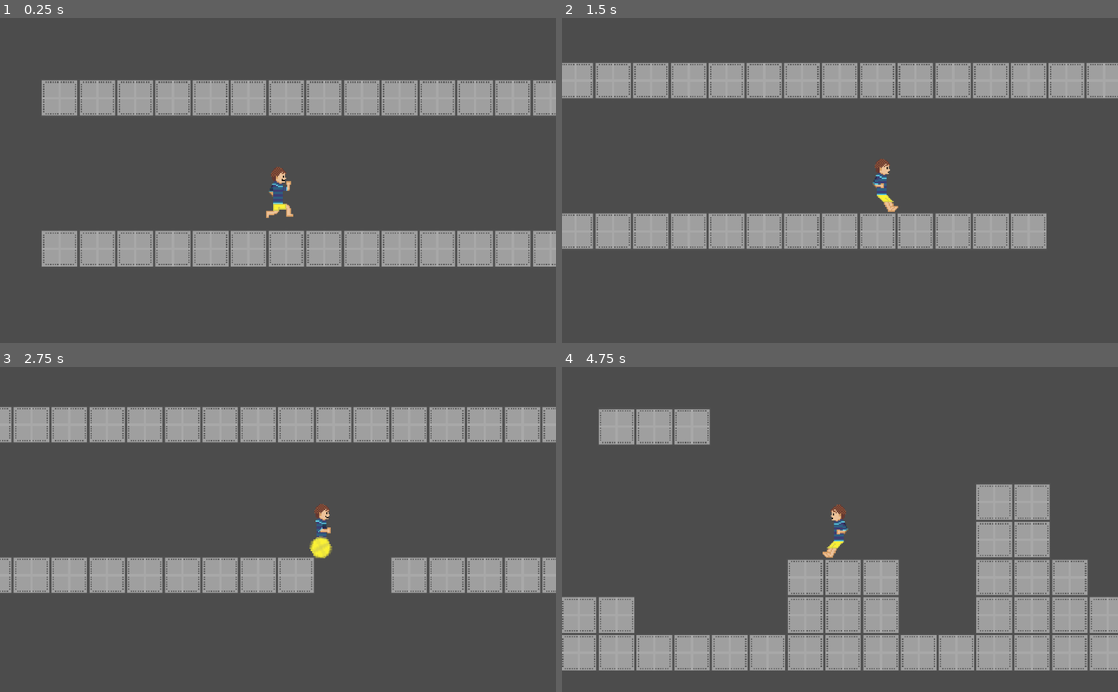
Above: before the commit, frames 1-4 (two rows, left to right).
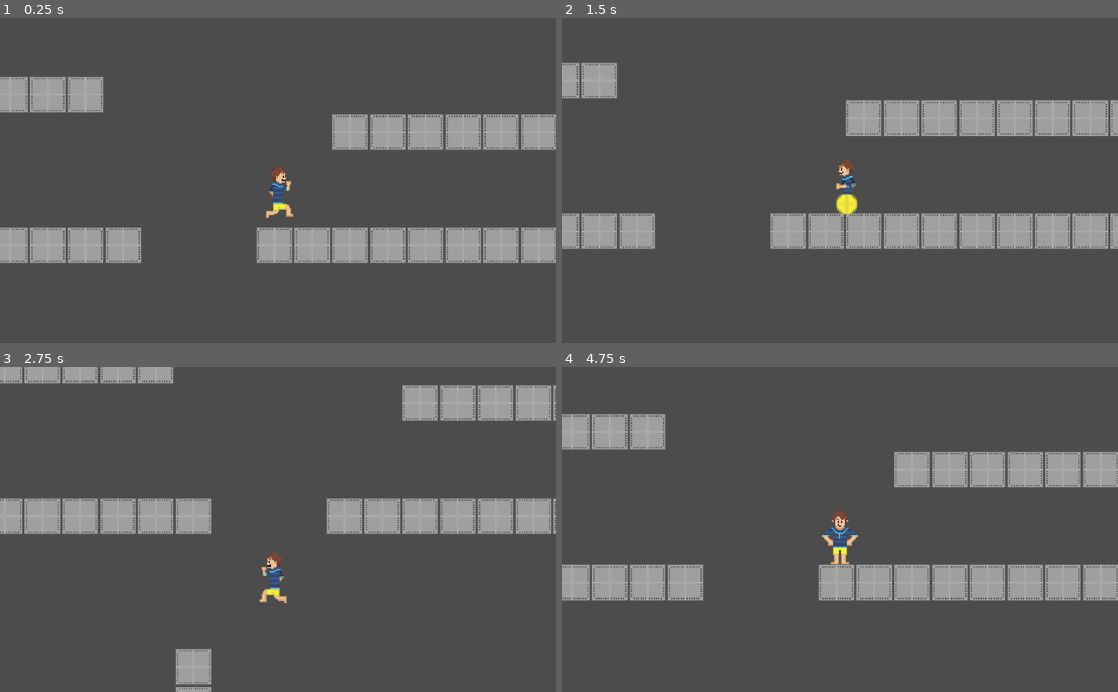
Above: after the commit, the same moments.

Repository: PauloCerdeira/Project_AnnaLipe
Game: Godot game, scene res://Scenes/World.tscn
Same seed, same stepped clock (60 frames per second), same inputs: the game is played once before the commit and once after it.
Inputs (mouse positions are in pixels of both pictures, inside the frame that each line leads up to):
- Up to frame 1 (0.25 s): no input
- Up to frame 2 (1.5 s): hold D (right) 0.53-1.28 s; tap Space (jump) at 0.77 s; hold A (left) from 1.28 s (still down)
- Up to frame 3 (2.75 s): tap Space (jump) at 1.52 s; release A (left) at 2.03 s; hold D (right) from 2.03 s (still down)
- Up to frame 4 (4.75 s): tap Space (jump) at 3.02, 3.77 s; release D (right) at 3.53 s; hold A (left) 3.53-4.25 s; tap Escape (menu, bound only after the commit) at 4.15 s; click (728, 691) at 4.25 s, where only the run after the commit has a clickable "Começar!"

The runs differ from the first frame. In frame 1, 19% of the frame differs, in the area x 0-100%, y 18-77%; in frame 2, 20%; in frame 3, 30%; in frame 4, 32%, in the area x 0-100%, y 13-94%.

Commit message:
Main Menu added and pause menu concept

Diff:
--- /dev/null
+++ b/Scenes/MainMenu.tscn
@@ -0,0 +1,43 @@
+[gd_scene load_steps=7 format=2]
+
+[ext_resource path="res://Resources/Backgrounds/menu_background-Sheet.png" type="Texture" id=1]
+[ext_resource path="res://Scenes/Menu.tscn" type="PackedScene" id=2]
+
+[sub_resource type="AtlasTexture" id=1]
+flags = 4
+atlas = ExtResource( 1 )
+region = Rect2( 0, 0, 960, 540 )
+
+[sub_resource type="AtlasTexture" id=2]
+flags = 4
+atlas = ExtResource( 1 )
+region = Rect2( 960, 0, 960, 540 )
+
+[sub_resource type="AtlasTexture" id=3]
+flags = 4
+atlas = ExtResource( 1 )
+region = Rect2( 1920, 0, 960, 540 )
+
+[sub_resource type="SpriteFrames" id=4]
+animations = [ {
+"frames": [ SubResource( 1 ), SubResource( 2 ), SubResource( 3 ) ],
+"loop": true,
+"name": "default",
+"speed": 7.0
+} ]
+
+[node name="MainMenu" type="Control"]
+anchor_right = 1.0
+anchor_bottom = 1.0
+__meta__ = {
+"_edit_use_anchors_": false
+}
+
+[node name="Background" type="AnimatedSprite" parent="."]
+scale = Vector2( 1.07083, 1.12222 )
+frames = SubResource( 4 )
+frame = 2
+playing = true
+centered = false
+
+[node name="Menu" parent="." instance=ExtResource( 2 )]
--- /dev/null
+++ b/Scenes/Menu.tscn
@@ -0,0 +1,59 @@
+[gd_scene load_steps=2 format=2]
+
+[ext_resource path="res://Scripts/Menu.gd" type="Script" id=2]
+
+[node name="Menu" type="Panel"]
+anchor_left = 0.5
+anchor_top = 0.5
+anchor_right = 0.5
+anchor_bottom = 0.5
+margin_left = -67.0
+margin_top = -20.0
+margin_right = 57.0
+margin_bottom = 134.0
+script = ExtResource( 2 )
+__meta__ = {
+"_edit_use_anchors_": false
+}
+
+[node name="Start Button" type="Button" parent="."]
+anchor_left = 0.5
+anchor_right = 0.5
+margin_left = -36.0
+margin_top = 12.0
+margin_right = 36.0
+margin_bottom = 20.0
+rect_pivot_offset = Vector2( 36, 10 )
+text = "Começar!"
+__meta__ = {
+"_edit_use_anchors_": false
+}
+
+[node name="Options Button" type="Button" parent="."]
+anchor_left = 0.5
+anchor_right = 0.5
+margin_left = -36.0
+margin_top = 40.0
+margin_right = 36.0
+margin_bottom = 20.0
+rect_pivot_offset = Vector2( 36, 10 )
+text = "Opções"
+__meta__ = {
+"_edit_use_anchors_": false
+}
+
+[node name="Quit Button" type="Button" parent="."]
+anchor_left = 0.5
+anchor_right = 0.5
+margin_left = -36.0
+margin_top = 69.0
+margin_right = 36.0
+margin_bottom = 20.0
+rect_pivot_offset = Vector2( 36, 10 )
+text = "Sair"
+__meta__ = {
+"_edit_use_anchors_": false
+}
+
+[connection signal="pressed" from="Start Button" to="." method="_on_Start_Button_pressed"]
+[connection signal="pressed" from="Quit Button" to="." method="_on_Quit_Button_pressed"]
--- a/Scenes/Player.tscn
+++ b/Scenes/Player.tscn
@@ -1,10 +1,39 @@
-[gd_scene load_steps=26 format=2]
+[gd_scene load_steps=29 format=2]
 
 [ext_resource path="res://Resources/Characters/Lipe/lipe_standing-Sheet.png" type="Texture" id=1]
 [ext_resource path="res://Scripts/Player.gd" type="Script" id=2]
 [ext_resource path="res://Resources/Characters/Lipe/lipe_running-Sheet.png" type="Texture" id=3]
 [ext_resource path="res://Resources/Characters/Lipe/lipe_stopping.png" type="Texture" id=4]
 [ext_resource path="res://Resources/Characters/Lipe/lipe_jumping.png" type="Texture" id=5]
+[ext_resource path="res://Scenes/Menu.tscn" type="PackedScene" id=6]
+
+[sub_resource type="AtlasTexture" id=17]
+atlas = ExtResource( 3 )
+region = Rect2( 0, 0, 32, 48 )
+
+[sub_resource type="AtlasTexture" id=18]
+atlas = ExtResource( 3 )
+region = Rect2( 32, 0, 32, 48 )
+
+[sub_resource type="AtlasTexture" id=19]
+atlas = ExtResource( 3 )
+region = Rect2( 64, 0, 32, 48 )
+
+[sub_resource type="AtlasTexture" id=20]
+atlas = ExtResource( 3 )
+region = Rect2( 96, 0, 32, 48 )
+
+[sub_resource type="AtlasTexture" id=21]
+atlas = ExtResource( 3 )
+region = Rect2( 128, 0, 32, 48 )
+
+[sub_resource type="AtlasTexture" id=22]
+atlas = ExtResource( 3 )
+region = Rect2( 160, 0, 32, 48 )
+
+[sub_resource type="AtlasTexture" id=23]
+atlas = ExtResource( 4 )
+region = Rect2( 0, 0, 32, 48 )
 
 [sub_resource type="AtlasTexture" id=3]
 atlas = ExtResource( 1 )
@@ -46,34 +75,6 @@
 atlas = ExtResource( 1 )
 region = Rect2( 288, 0, 32, 48 )
 
-[sub_resource type="AtlasTexture" id=23]
-atlas = ExtResource( 4 )
-region = Rect2( 0, 0, 32, 48 )
-
-[sub_resource type="AtlasTexture" id=17]
-atlas = ExtResource( 3 )
-region = Rect2( 0, 0, 32, 48 )
-
-[sub_resource type="AtlasTexture" id=18]
-atlas = ExtResource( 3 )
-region = Rect2( 32, 0, 32, 48 )
-
-[sub_resource type="AtlasTexture" id=19]
-atlas = ExtResource( 3 )
-region = Rect2( 64, 0, 32, 48 )
-
-[sub_resource type="AtlasTexture" id=20]
-atlas = ExtResource( 3 )
-region = Rect2( 96, 0, 32, 48 )
-
-[sub_resource type="AtlasTexture" id=21]
-atlas = ExtResource( 3 )
-region = Rect2( 128, 0, 32, 48 )
-
-[sub_resource type="AtlasTexture" id=22]
-atlas = ExtResource( 3 )
-region = Rect2( 160, 0, 32, 48 )
-
 [sub_resource type="SpriteFrames" id=13]
 animations = [ {
 "frames": [ ExtResource( 5 ) ],
@@ -81,25 +82,31 @@
 "name": "jumping",
 "speed": 5.0
 }, {
-"frames": [ SubResource( 3 ), SubResource( 4 ), SubResource( 5 ), SubResource( 6 ), SubResource( 7 ), SubResource( 8 ), SubResource( 9 ), SubResource( 10 ), SubResource( 11 ), SubResource( 12 ) ],
+"frames": [ SubResource( 17 ), SubResource( 18 ), SubResource( 19 ), SubResource( 20 ), SubResource( 21 ), SubResource( 22 ) ],
 "loop": true,
-"name": "standing",
-"speed": 5.0
+"name": "running",
+"speed": 7.0
 }, {
 "frames": [ SubResource( 23 ) ],
 "loop": true,
 "name": "stopping",
 "speed": 5.0
 }, {
-"frames": [ SubResource( 17 ), SubResource( 18 ), SubResource( 19 ), SubResource( 20 ), SubResource( 21 ), SubResource( 22 ) ],
+"frames": [ SubResource( 3 ), SubResource( 4 ), SubResource( 5 ), SubResource( 6 ), SubResource( 7 ), SubResource( 8 ), SubResource( 9 ), SubResource( 10 ), SubResource( 11 ), SubResource( 12 ) ],
 "loop": true,
-"name": "running",
-"speed": 7.0
+"name": "standing",
+"speed": 5.0
 } ]
 
 [sub_resource type="RectangleShape2D" id=16]
 
 [sub_resource type="RectangleShape2D" id=15]
+
+[sub_resource type="RectangleShape2D" id=24]
+extents = Vector2( 4.5, 1.75 )
+
+[sub_resource type="RectangleShape2D" id=25]
+extents = Vector2( 4, 4 )
 
 [node name="Player" type="KinematicBody2D"]
 script = ExtResource( 2 )
@@ -118,6 +125,15 @@
 zoom = Vector2( 0.46, 0.46 )
 smoothing_enabled = true
 
+[node name="Menu" parent="Camera2D" instance=ExtResource( 6 )]
+visible = false
+anchor_left = 1.0
+anchor_right = 1.0
+margin_left = -186.0
+margin_top = -77.0
+margin_right = -41.0
+margin_bottom = 77.0
+
 [node name="GroundCheckArea2D" type="Area2D" parent="."]
 
 [node name="CollisionShape2D" type="CollisionShape2D" parent="GroundCheckArea2D"]
@@ -125,5 +141,23 @@
 scale = Vector2( 0.978, 0.302 )
 shape = SubResource( 15 )
 
+[node name="LegdeHelp" type="Node2D" parent="."]
+
+[node name="TouchArea" type="Area2D" parent="LegdeHelp"]
+
+[node name="CollisionShape2D" type="CollisionShape2D" parent="LegdeHelp/TouchArea"]
+position = Vector2( 10, 18.25 )
+shape = SubResource( 24 )
+
+[node name="checkArea" type="Area2D" parent="LegdeHelp"]
+
+[node name="CollisionShape2D" type="CollisionShape2D" parent="LegdeHelp/checkArea"]
+modulate = Color( 1, 0, 0, 1 )
+position = Vector2( 10.503, 12.45 )
+shape = SubResource( 25 )
+
 [connection signal="body_entered" from="GroundCheckArea2D" to="." method="_on_GroundCheckArea2D_body_entered"]
 [connection signal="body_exited" from="GroundCheckArea2D" to="." method="_on_GroundCheckArea2D_body_exited"]
+[connection signal="body_entered" from="LegdeHelp/TouchArea" to="." method="_on_TouchArea_body_entered"]
+[connection signal="body_entered" from="LegdeHelp/checkArea" to="." method="_on_checkArea_body_entered"]
+[connection signal="body_exited" from="LegdeHelp/checkArea" to="." method="_on_checkArea_body_exited"]
--- a/Scenes/World.tscn
+++ b/Scenes/World.tscn
@@ -38,4 +38,4 @@
 tile_data = PoolIntArray( -589772, 0, 0, -524236, 0, 0, -458700, 0, 0, -393164, 0, 0, -327628, 0, 0, -262092, 0, 0, -13 …(2716 unchanged characters)…
 
 [node name="Player" parent="." instance=ExtResource( 1 )]
-position = Vector2( 137, -15 )
+position = Vector2( 1075, -12 )
--- /dev/null
+++ b/Scripts/Menu.gd
@@ -0,0 +1,15 @@
+extends Control
+
+
+func _ready():
+	pass
+
+
+func _on_Start_Button_pressed():
+	get_tree().change_scene("res://Scenes/World.tscn")
+	pass # Replace with function body.
+
+
+func _on_Quit_Button_pressed():
+	get_tree().quit()
+	pass # Replace with function body.
--- a/Scripts/Player.gd
+++ b/Scripts/Player.gd
@@ -5,6 +5,7 @@
 var lastJumpPress = 1000
 var jumpHeight = 325
 var grounded = false
+var canLegdeHelp = false
 export var speed = 350
 export var maxSpeed = 275
 var gravity = 500
@@ -44,6 +45,9 @@
 	if lastJumpPress < 0.15 and grounded:
 		velocity.y = -jumpHeight
 	velocity = move_and_slide(velocity)
+
+	if Input.is_action_just_pressed("menu"):
+		$Camera2D/Menu.visible = !$Camera2D/Menu.visible
 
 #	print(-maxSpeed / 1.25, velocity)
 
@@ -92,3 +96,17 @@
 func _on_GroundCheckArea2D_body_exited(_body):
 	if _body.name != 'Player':
 		grounded = false
+
+
+func _on_TouchArea_body_entered(body):
+	if body.name == "TileMap" && canLegdeHelp && dir > 0:
+		self.position.x += 10
+		print("ativo porra " + str(dir))
+
+
+func _on_checkArea_body_entered(body):
+	canLegdeHelp = true
+
+
+func _on_checkArea_body_exited(body):
+	canLegdeHelp = false
--- a/project.godot
+++ b/project.godot
@@ -13,10 +13,6 @@
 config/name="Project AnnaLipe"
 run/main_scene="res://Scenes/World.tscn"
 config/icon="res://icon.png"
-
-[debug]
-
-settings/stdout/print_fps=true
 
 [input]
 
@@ -62,6 +58,11 @@
 , Object(InputEventJoypadButton,"resource_local_to_scene":false,"resource_name":"","device":0,"button_index":2,"pressure":0.0,"pressed":false,"script":null)
  ]
 }
+menu={
+"deadzone": 0.5,
+"events": [ Object(InputEventKey,"resource_local_to_scene":false,"resource_name":"","device":0,"alt":false,"shift":false,"control":false,"meta":false,"command":false,"pressed":false,"scancode":0,"physical_scancode":16777217,"unicode":0,"echo":false,"script":null)
+ ]
+}
 
 [physics]
 
Binary file added: Resources/Backgrounds/menu_background-Sheet.png
Not shown, added: Resources/Backgrounds/menu_background-Sheet.png.import
Binary file added: Resources/Backgrounds/menu_background.ase
